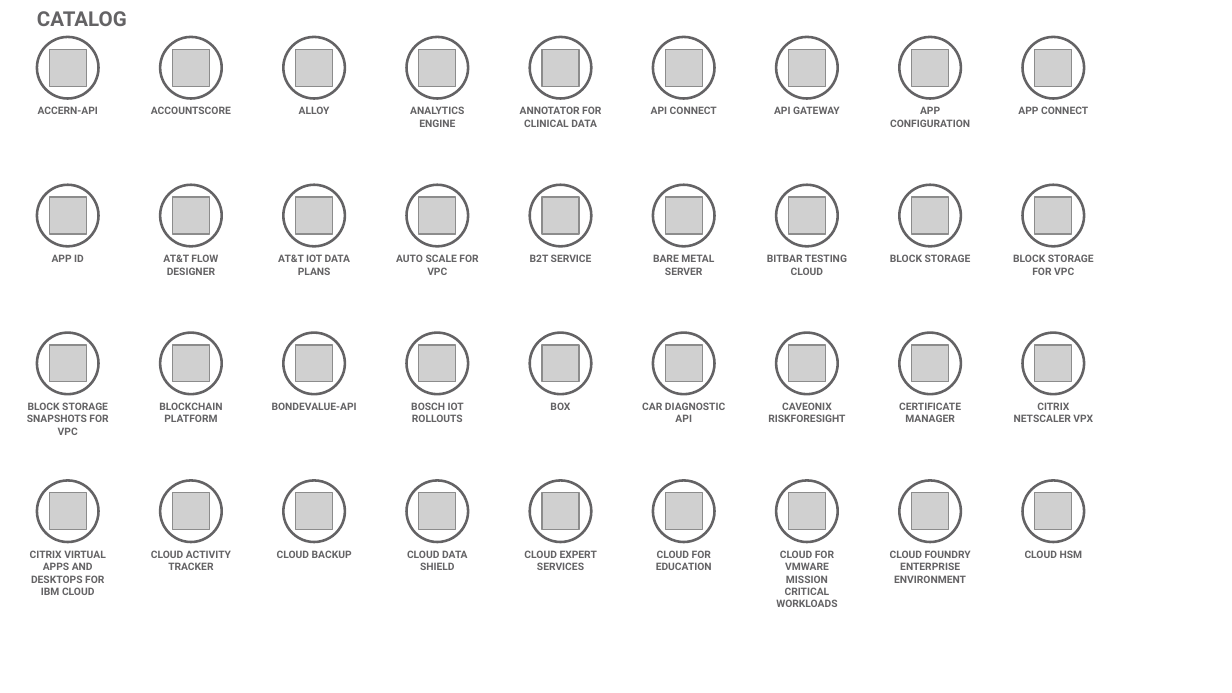
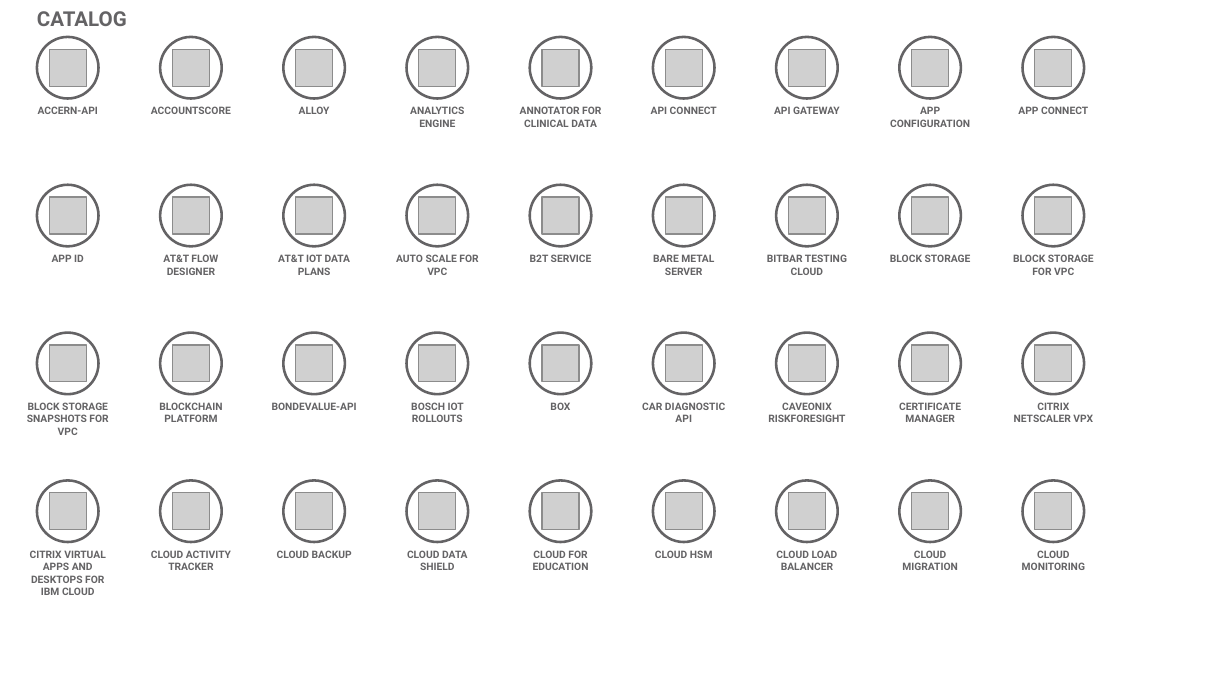
Before and after one commit to l2fprod/myarchitecture, a slide deck: slide 3 of mycatalog-architecture-diagram-template.pptx. Drawn at 1232x693 pixels with LibreOffice and Linux fonts; fonts in the diff are those of the drawing; grey boxes stand for pictures. Boxes give left, top, right and bottom in pixels: in the first picture for what was removed or moved away, otherwise in the second. Text is boxed around its words. In the diff, an @@ line names an element or a change of style, - is before the commit and + after.

Commit message:
new deck

```diff
--- a/mycatalog-architecture-diagram-template.pptx
+++ b/mycatalog-architecture-diagram-template.pptx
@@ text at [533, 550, 589, 570]: text changed @@
-CLOUD EXPERT SERVICES
+CLOUD FOR EDUCATION
@@ text at [655, 550, 713, 558]: text changed @@
-CLOUD FOR EDUCATION
+CLOUD HSM
@@ text at [776, 550, 838, 570]: text changed @@
-CLOUD FOR VMWARE MISSION CRITICAL WORKLOADS
+CLOUD LOAD BALANCER
@@ text at [902, 550, 958, 570]: text changed @@
-CLOUD FOUNDRY ENTERPRISE ENVIRONMENT
+CLOUD MIGRATION
@@ text at [1022, 550, 1085, 570]: text changed @@
-CLOUD HSM
+CLOUD MONITORING
```
Also in this commit, not shown: 6 other slides changed, 1 other file.
